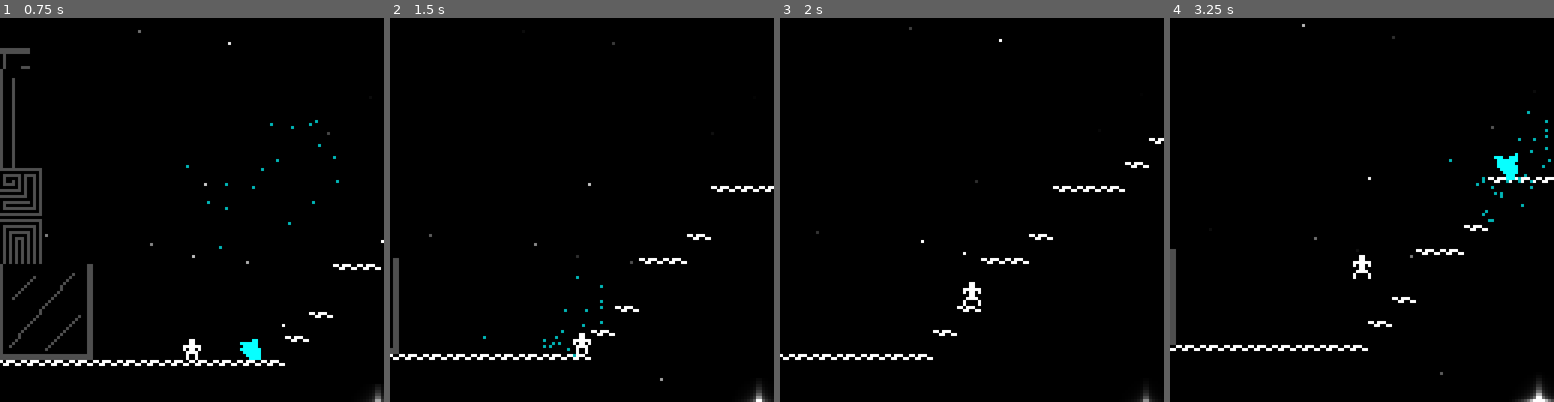
Above: before the commit, frames 1-4 (left to right).
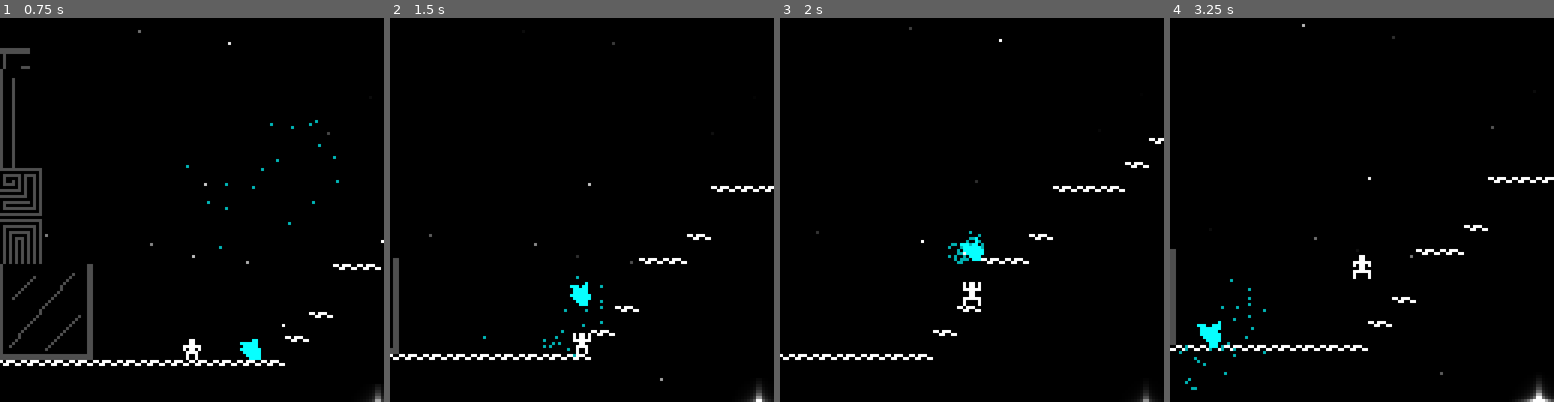
Above: after the commit, the same moments.

Repository: guillesc05/godot-minigame
Game: Godot game, scene res://scenes/scene.tscn
Two runs of this game, one before a commit and one after it. Both use one fixed random seed, a clock stepped at 60 frames per second and the inputs below.
Inputs:
- Up to frame 1 (0.75 s): hold D (movement-right) from 0.53 s (still down); tap E (grab) at 0.6 s
- Up to frame 2 (1.5 s): keep holding D (movement-right); tap Space (movement-jump) at 0.77 s; tap E (grab) at 1.35 s
- Up to frame 3 (2 s): keep holding D (movement-right); tap Space (movement-jump) at 1.52 s
- Up to frame 4 (3.25 s): release D (movement-right) at 2.03 s; hold A (movement-left) 2.03-2.78 s; tap E (grab) at 2.1, 2.85 s; hold D (movement-right) from 2.78 s (still down); tap Space (movement-jump) at 3.02 s

Frame 1 is identical in both runs. In frame 2, 0.3% of the frame differs, in the area x 46-53%, y 68-86%; in frame 3, 0.4%; in frame 4, 0.9%, in the area x 2-100%, y 24-97%.

Commit message:
grab and throwing objects

Diff:
--- a/minigame/scenes/player.tscn
+++ b/minigame/scenes/player.tscn
@@ -1,8 +1,21 @@
-[gd_scene load_steps=9 format=3 uid="uid://cmpqm776yspdo"]
+[gd_scene load_steps=13 format=3 uid="uid://cmpqm776yspdo"]
 
+[ext_resource type="Texture2D" uid="uid://bgvcjqvf7uxph" path="res://assets/spritesheet-player-grabbing.png" id="2_dqkch"]
 [ext_resource type="Texture2D" uid="uid://dmt388efof5ia" path="res://assets/spritesheet-player.png" id="2_i3pqv"]
 [ext_resource type="Script" uid="uid://bemlkbi5uamr8" path="res://scripts/character_movement.gd" id="2_onrkg"]
 [ext_resource type="Script" uid="uid://bcg65eo2m2deb" path="res://scripts/grab_component.gd" id="3_qhqgy"]
+
+[sub_resource type="AtlasTexture" id="AtlasTexture_dqkch"]
+atlas = ExtResource("2_dqkch")
+region = Rect2(0, 0, 8, 8)
+
+[sub_resource type="AtlasTexture" id="AtlasTexture_qlg0r"]
+atlas = ExtResource("2_dqkch")
+region = Rect2(0, 0, 8, 8)
+
+[sub_resource type="AtlasTexture" id="AtlasTexture_tuyoq"]
+atlas = ExtResource("2_dqkch")
+region = Rect2(8, 0, 8, 8)
 
 [sub_resource type="AtlasTexture" id="AtlasTexture_hqtel"]
 atlas = ExtResource("2_i3pqv")
@@ -14,6 +27,25 @@
 
 [sub_resource type="SpriteFrames" id="SpriteFrames_2hs0m"]
 animations = [{
+"frames": [{
+"duration": 1.0,
+"texture": SubResource("AtlasTexture_dqkch")
+}],
+"loop": true,
+"name": &"grabbing-idle",
+"speed": 5.0
+}, {
+"frames": [{
+"duration": 1.0,
+"texture": SubResource("AtlasTexture_qlg0r")
+}, {
+"duration": 1.0,
+"texture": SubResource("AtlasTexture_tuyoq")
+}],
+"loop": true,
+"name": &"grabbing-walk",
+"speed": 5.0
+}, {
 "frames": [{
 "duration": 1.0,
 "texture": SubResource("AtlasTexture_hqtel")
@@ -44,7 +76,7 @@
 
 [node name="spriteAnim" type="AnimatedSprite2D" parent="."]
 sprite_frames = SubResource("SpriteFrames_2hs0m")
-animation = &"idle"
+animation = &"grabbing-idle"
 speed_scale = 1.2
 
 [node name="PlacementComponent" type="Node2D" parent="."]
--- a/minigame/scripts/character_movement.gd
+++ b/minigame/scripts/character_movement.gd
@@ -6,6 +6,14 @@
 const SPEED = 50
 const JUMP_VELOCITY = -200.0
 
+var walkAnimation:String = "walk"
+var idleAnimation:String = "idle"
+
+func setWalkAnimation(anim:String):
+	walkAnimation = anim
+
+func setIdleAnimation(anim:String):
+	idleAnimation = anim
 
 func _physics_process(delta: float) -> void:
 	# Add the gravity.
@@ -21,9 +29,9 @@
 	var direction := Input.get_axis("movement-left", "movement-right")
 	if direction:
 		velocity.x = direction * SPEED
-		animator.play("walk")
+		animator.play(walkAnimation)
 	else:
 		velocity.x = move_toward(velocity.x, 0, SPEED)
-		animator.play("idle")
+		animator.play(idleAnimation)
 
 	move_and_slide()
--- a/minigame/scripts/grab_component.gd
+++ b/minigame/scripts/grab_component.gd
@@ -5,6 +5,10 @@
 var lastObjectToGrab: Array = []
 var objectBeingGrabbed: RigidBody2D = null
 var formerObjectBeingGrabbedParent = null
+
+var throwDirection: Vector2 = Vector2(2,-1)
+
+var THROW_FORCE = 200
 
 func _on_body_entered(body: Node2D) -> void:
 	print(body.name)
@@ -15,16 +19,33 @@
 	if body.has_node("grabbableComponent"):
 		lastObjectToGrab.erase(body)
 
+func grab():
+	objectBeingGrabbed = lastObjectToGrab[0]
+	formerObjectBeingGrabbedParent = objectBeingGrabbed.get_parent()
+	objectBeingGrabbed.freeze = true
+	objectBeingGrabbed.reparent(topPlayerNode)
+	objectBeingGrabbed.position = Vector2(0, -15)
+
+	topPlayerNode.setWalkAnimation("grabbing-walk")
+	topPlayerNode.setIdleAnimation("grabbing-idle")
+
+func ungrab():
+	objectBeingGrabbed.reparent(formerObjectBeingGrabbedParent)
+	objectBeingGrabbed.freeze = false
+	objectBeingGrabbed.apply_impulse(throwDirection* THROW_FORCE)
+	objectBeingGrabbed = null
+	formerObjectBeingGrabbedParent = null
+	topPlayerNode.setWalkAnimation("walk")
+	topPlayerNode.setIdleAnimation("idle")
+
 func _input(event: InputEvent) -> void:
+	if Input.is_action_just_pressed("movement-left"):
+		throwDirection = Vector2(-2,-1).normalized()
+	if Input.is_action_just_pressed("movement-right"):
+		throwDirection = Vector2(2,-1).normalized()
+
 	if Input.is_action_just_pressed("grab") && lastObjectToGrab.size() >0 && objectBeingGrabbed == null:
-		objectBeingGrabbed = lastObjectToGrab[0]
-		formerObjectBeingGrabbedParent = objectBeingGrabbed.get_parent()
-		objectBeingGrabbed.freeze = true
-		objectBeingGrabbed.reparent(topPlayerNode)
-		objectBeingGrabbed.position = topPlayerNode.position
+		grab()
+
 	else: if Input.is_action_just_pressed("grab") && objectBeingGrabbed != null:
-		objectBeingGrabbed.reparent(formerObjectBeingGrabbedParent)
-		objectBeingGrabbed.freeze = false
-		objectBeingGrabbed.apply_impulse(Vector2(1,0))
-		objectBeingGrabbed = null
-		formerObjectBeingGrabbedParent = null
+		ungrab()
Binary file added: minigame/assets/spritesheet-player-grabbing.png
Not shown, added: minigame/assets/spritesheet-player-grabbing.png.import
Binary file changed: minigame/assets/spritesheet-player.png
Not shown: 1 places in minigame/scenes/scene.tscn that only renumber resources
